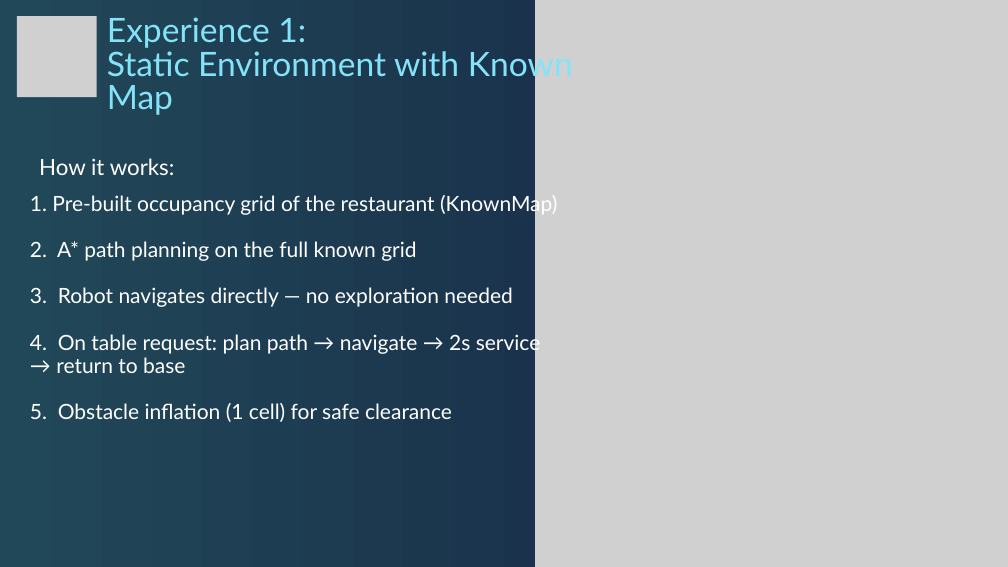
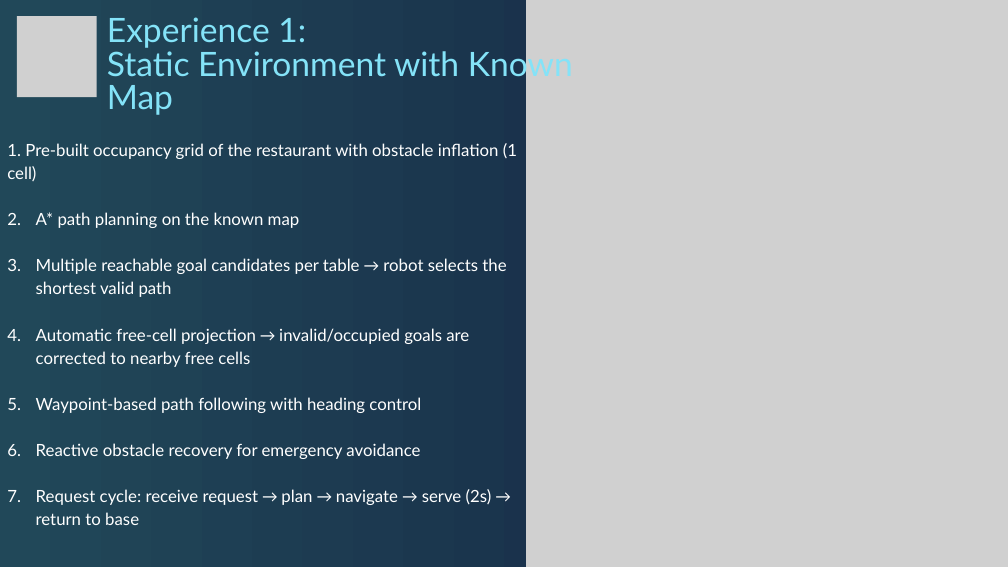
Before and after one commit to PFerreira12/IRI-AD, a slide deck: slide 5 of trabalho/checkpoint.pptx. Drawn at 1008x567 pixels with LibreOffice and Linux fonts; fonts in the diff are those of the drawing; grey boxes stand for pictures. Boxes give left, top, right and bottom in pixels: in the first picture for what was removed or moved away, otherwise in the second. Text is boxed around its words. In the diff, an @@ line names an element or a change of style, - is before the commit and + after.

```diff
--- a/trabalho/checkpoint.pptx
+++ b/trabalho/checkpoint.pptx
@@ picture: place and size @@
-picture at (535,0,1008,567)
+picture at (526,0,1008,567)
@@ text at (7,143,517,525): text changed; size 30 to 24 pt @@
-1. Pre-built occupancy grid of the restaurant (KnownMap)
-2. A* path planning on the full known grid
-3. Robot navigates directly — no exploration needed
-4. On table request: plan path → navigate → 2s service → return to base
-5. Obstacle inflation (1 cell) for safe clearance
+1. Pre-built occupancy grid of the restaurant with obstacle inflation (1 cell)
+2. A* path planning on the known map
+3. Multiple reachable goal candidates per table → robot selects the shortest valid path
+4. Automatic free-cell projection → invalid/occupied goals are corrected to nearby free cells
+5. Waypoint-based path following with heading control
+6. Reactive obstacle recovery for emergency avoidance
+7. Request cycle: receive request → plan → navigate → serve (2s) → return to base
@@ text removed at (39,158,175,175) @@
-How it works:
```
Also in this commit, not shown: 1 other slide changed, 15 other files.
